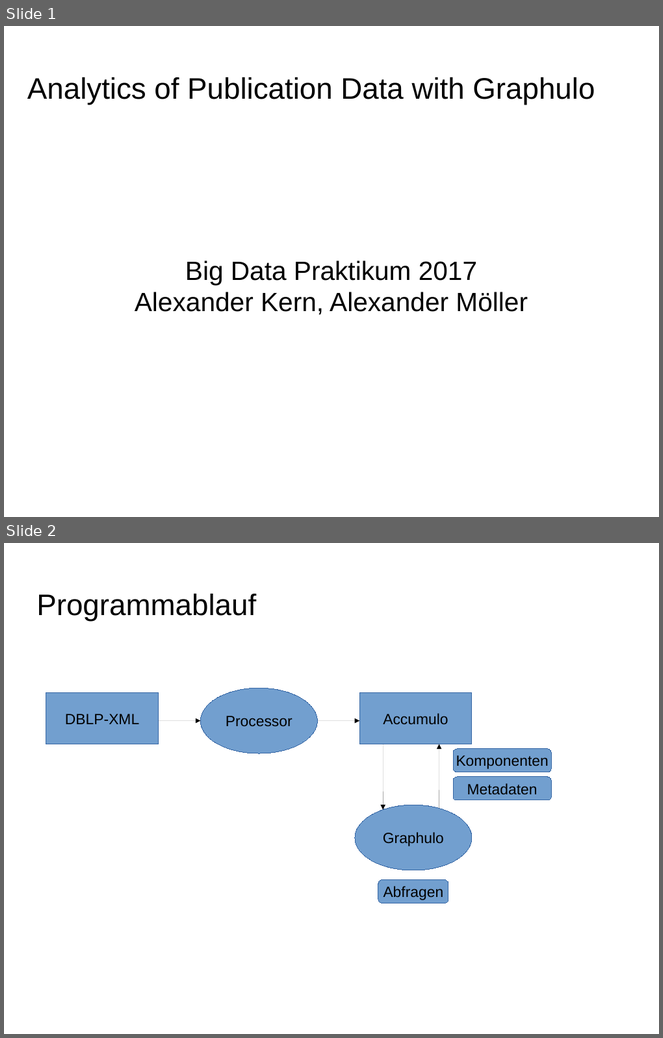
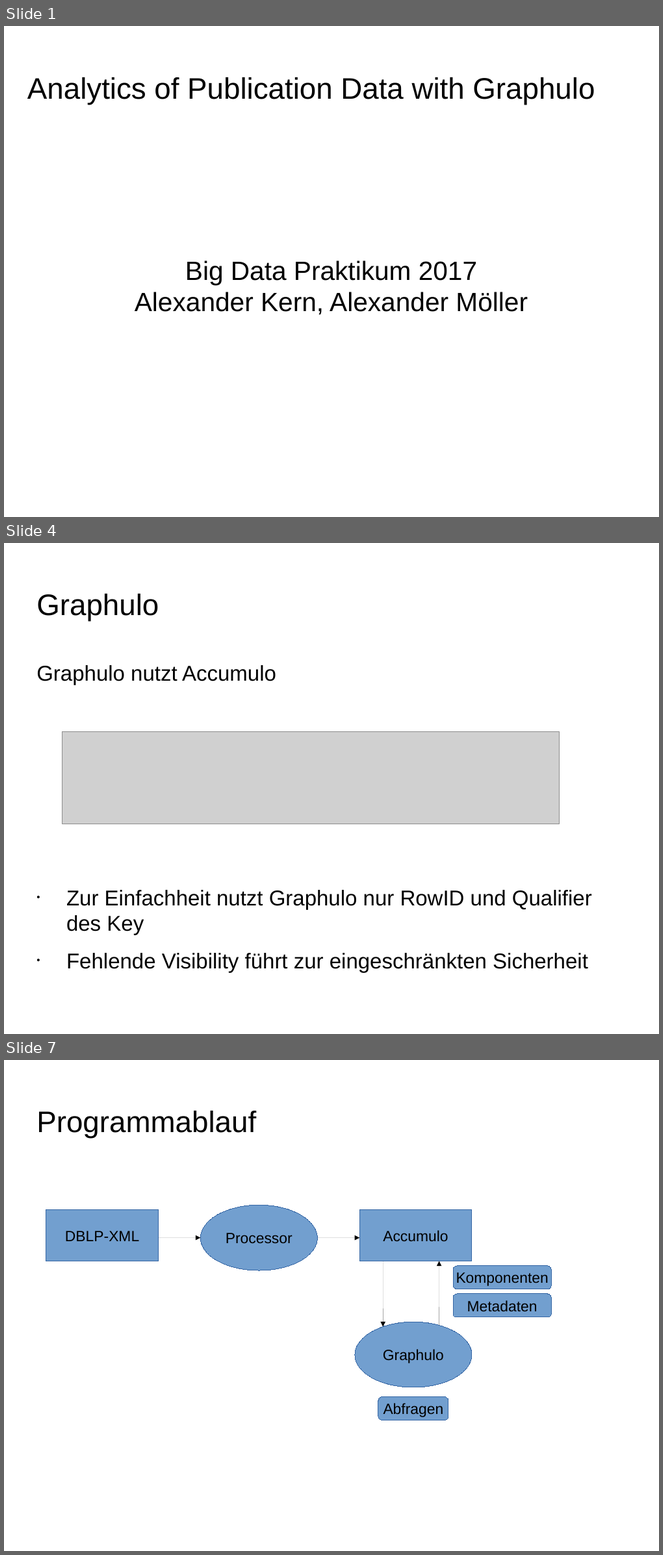
Before and after one commit to ScaDS/dblp-graphulo, a slide deck: doc/testat2.odp. Shown one above the other, each under a label of ours: slides 1 and 2 before the commit, slides 1, 4 and 7 after it; the slides between them are not shown. The pictures are 663x1038 and 663x1555 pixels, drawn with LibreOffice and Linux fonts; fonts in the diff are those of the drawing; grey boxes stand for pictures; background and template pictures are left out. Boxes give left, top, right and bottom in pixels: in the first picture for what was removed or moved away, otherwise in the second. Text is boxed around its words. In the diff, an @@ line names an element or a change of style, - is before the commit and + after.

```diff
--- a/doc/testat2.odp
+++ b/doc/testat2.odp
@@ slide 4 added at (x1=4, y1=543, x2=659, y2=1034), background picture (left out) @@
@@ text added at (x1=36, y1=594, x2=159, y2=621), 36 pt, text #000000 @@
+Graphulo
@@ text added at (x1=36, y1=665, x2=592, y2=973), 26 pt, text #000000 @@
+Graphulo nutzt Accumulo
+• Zur Einfachheit nutzt Graphulo nur RowID und Qualifier des Key
+• Fehlende Visibility führt zur eingeschränkten Sicherheit
@@ picture added at (x1=62, y1=731, x2=559, y2=824) @@
@@ what was slide 2 is now slide 7 @@
```
Also in this commit, not shown: 1 slide changed, 4 other slides added.
